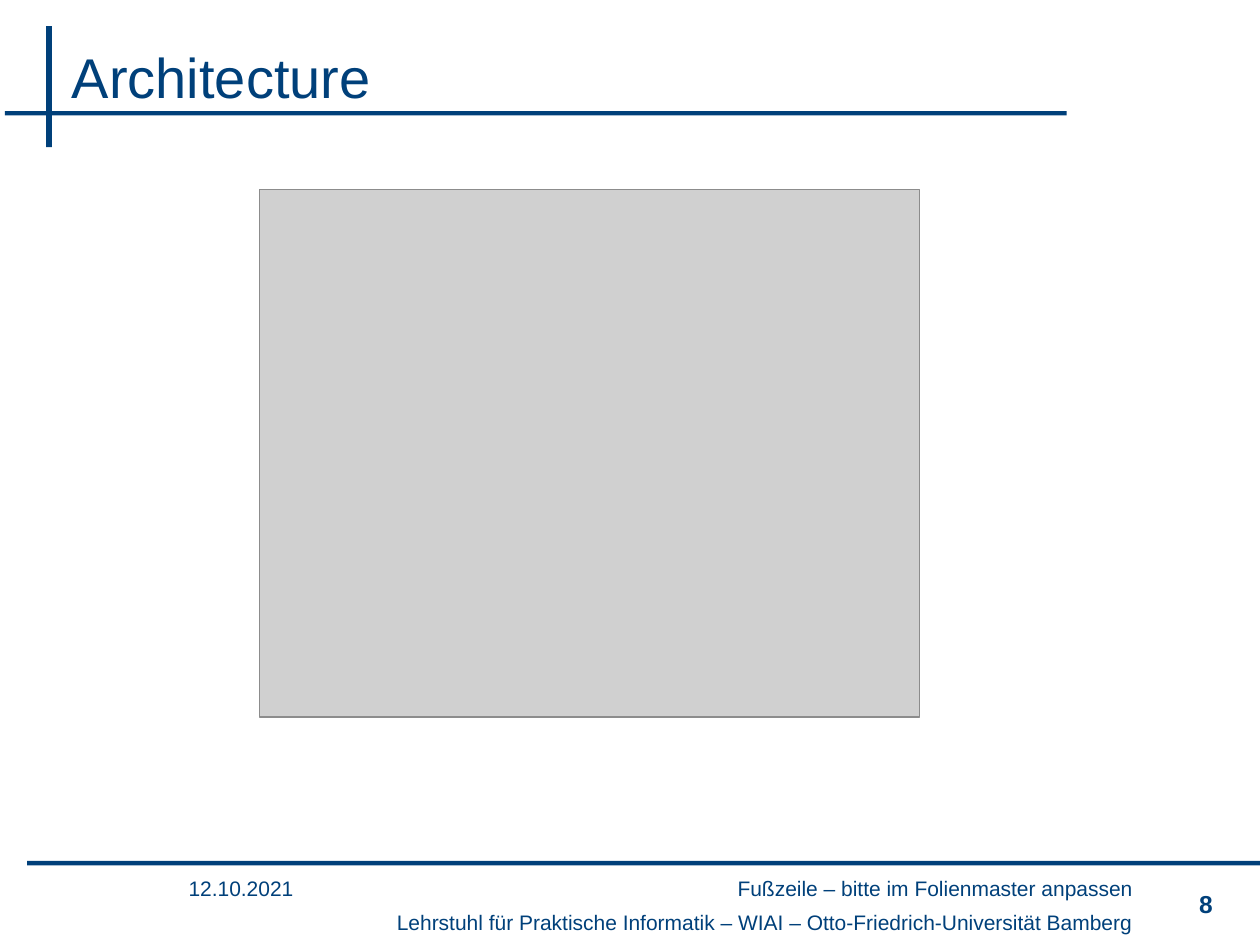
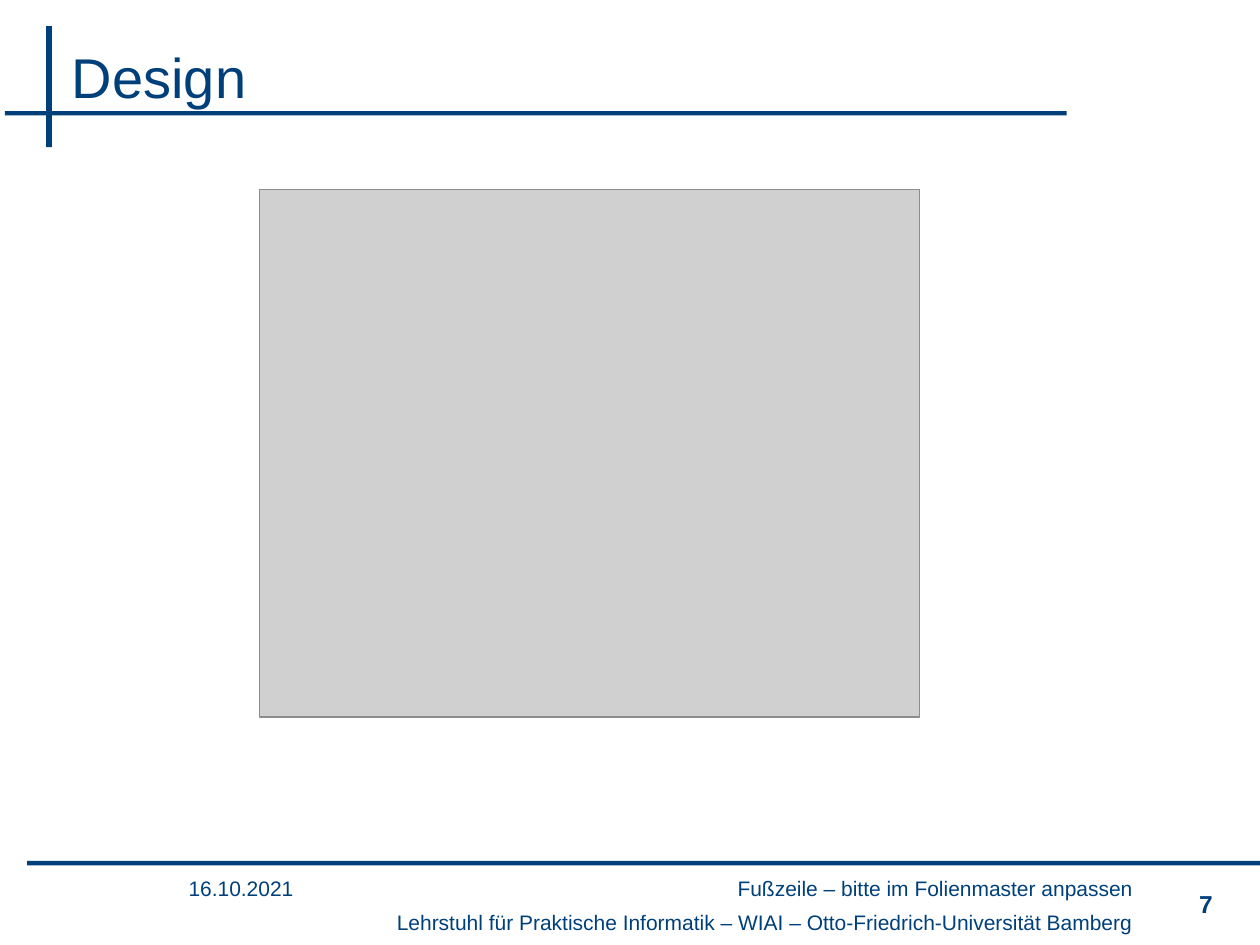
Before and after one commit to rhari26/thesis, a slide deck: slide 7 of Open-Source Software Discovery and Vulnerability Analysis.pptx (slide 8 before the commit). Drawn at 1260x945 pixels with LibreOffice and Linux fonts; fonts in the diff are those of the drawing; grey boxes stand for pictures; background and template pictures are left out. Boxes give left, top, right and bottom in pixels: in the first picture for what was removed or moved away, otherwise in the second. Text is boxed around its words. In the diff, an @@ line names an element or a change of style, - is before the commit and + after.

```diff
--- a/Open-Source Software Discovery and Vulnerability Analysis.pptx
+++ b/Open-Source Software Discovery and Vulnerability Analysis.pptx
@@ title at bbox=[72, 57, 246, 109]: text changed @@
-Architecture
+Design
@@ text at bbox=[189, 881, 294, 897]: text changed @@
-12.10.2021
+16.10.2021
@@ page number at bbox=[1199, 896, 1213, 913]: text changed @@
-8
+7
```
Also in this commit, not shown: 11 other slides changed, 5 slides added, 1 slide removed.
